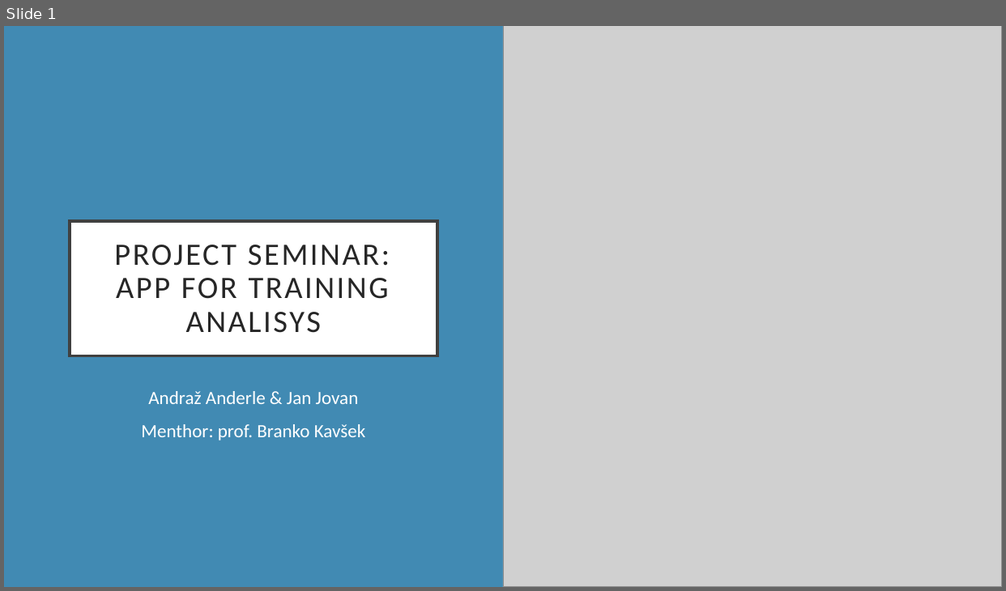
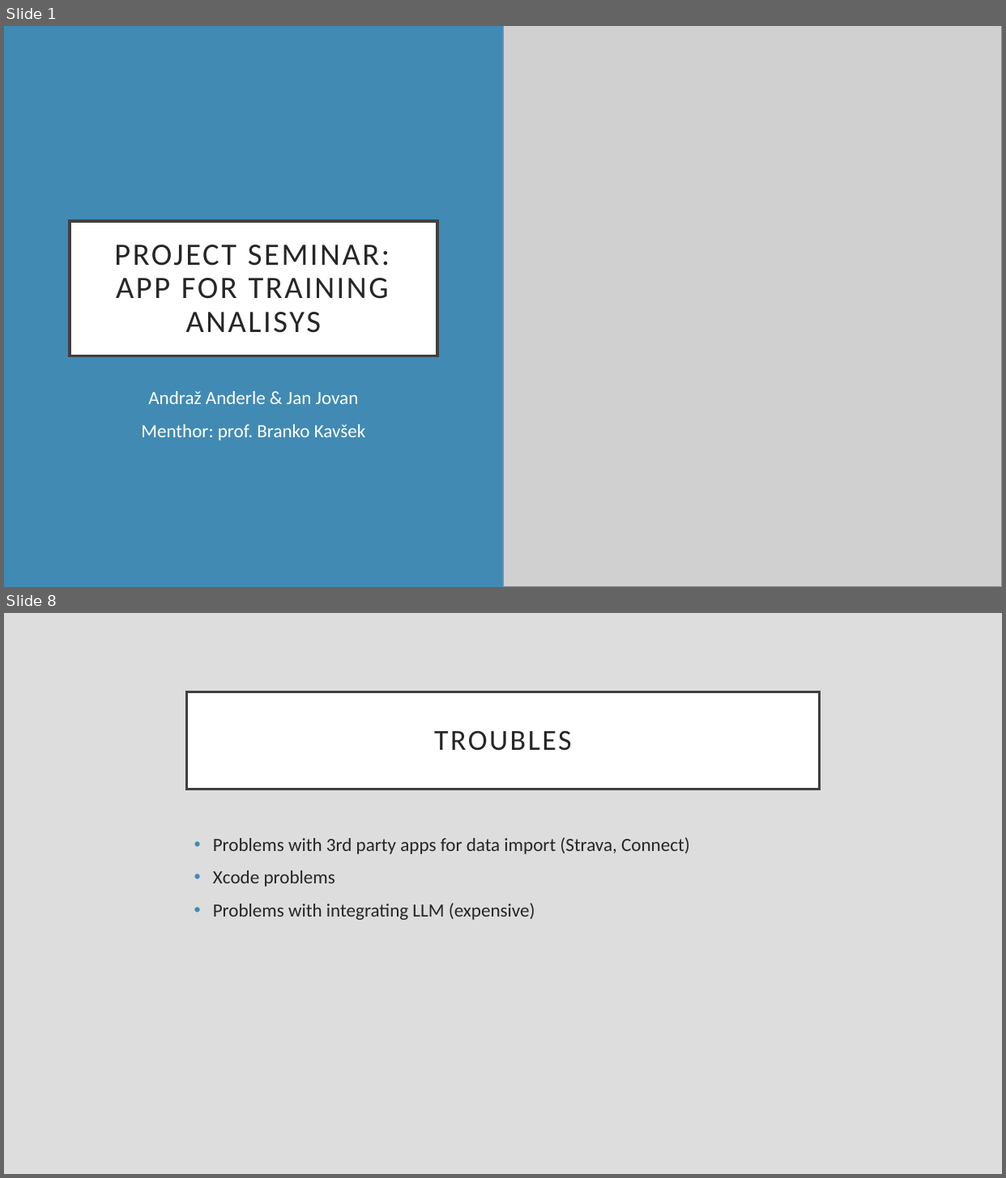
Before and after one commit to reddiamond1234/app-for-training-analisys, a slide deck: ProjectPresentation.pptx. Shown one above the other, each under a label of ours: slide 1 before the commit, slides 1 and 8 after it; the slides between them are not shown. The pictures are 1006x591 and 1006x1178 pixels, drawn with LibreOffice and Linux fonts; fonts in the diff are those of the drawing; grey boxes stand for pictures. Boxes give left, top, right and bottom in pixels: in the first picture for what was removed or moved away, otherwise in the second. Text is boxed around its words. In the diff, an @@ line names an element or a change of style, - is before the commit and + after.

```diff
--- a/ProjectPresentation.pptx
+++ b/ProjectPresentation.pptx
@@ slide 8 added at box(4, 613, 1002, 1174), background #DDDDDD @@
@@ title added at box(187, 692, 819, 789), fill #FFFFFF, outline #404040 2.5 pt, 28 pt, text #262626 @@
+TROUBLES
@@ text added at box(213, 837, 690, 920), 18 pt, text #262626 @@
+• Problems with 3rd party apps for data import (Strava, Connect)
+• Xcode problems
+• Problems with integrating LLM (expensive)
```
Also in this commit, not shown: 6 slides changed, 3 other slides added, 3 slides removed, 2 other files.
